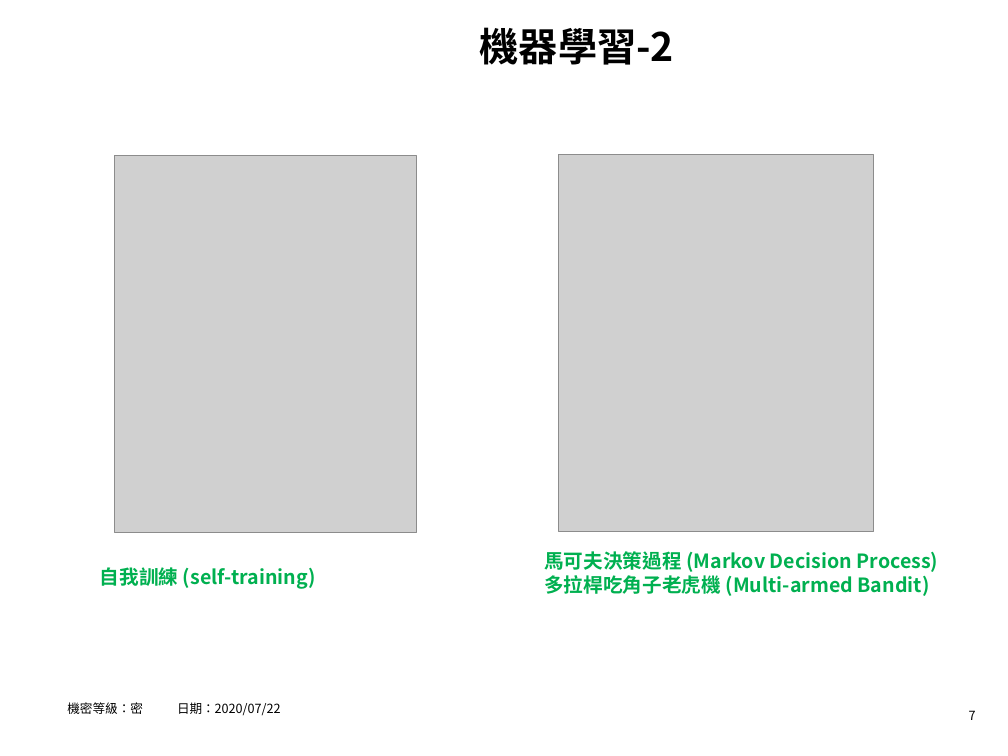
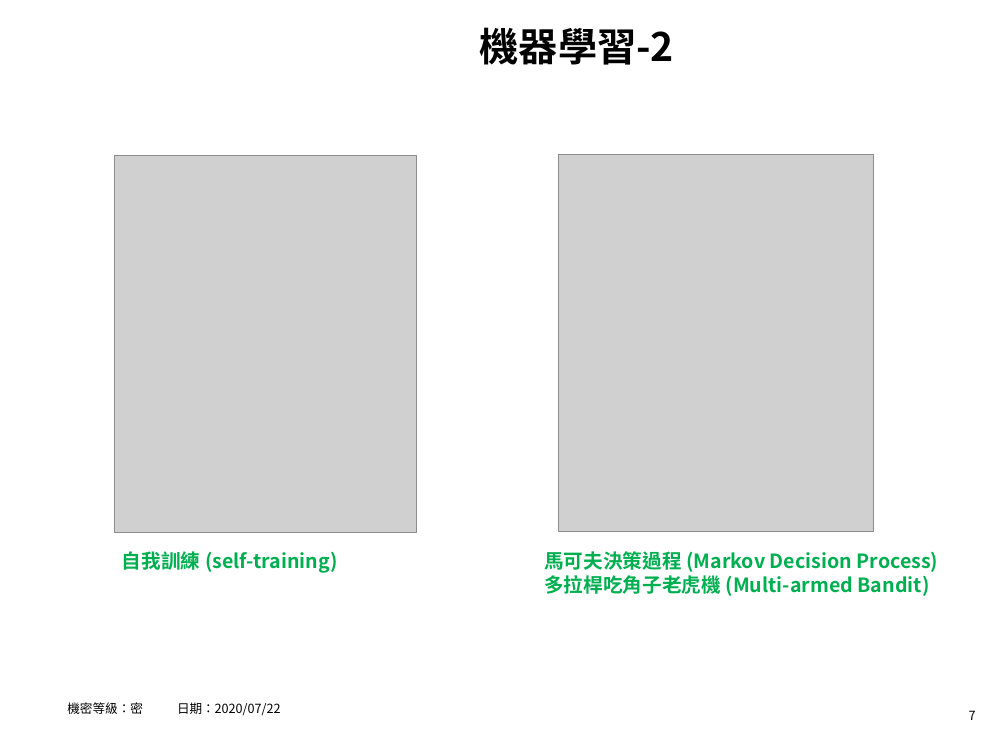
Before and after one commit to hrne/FINAL_REPORT, a slide deck: slide 7 of AI_Report/AI應用-不動產價格預測.pptx. Drawn at 1008x756 pixels with LibreOffice and Linux fonts; fonts in the diff are those of the drawing; grey boxes stand for pictures; background and template pictures are left out. Boxes give left, top, right and bottom in pixels: in the first picture for what was removed or moved away, otherwise in the second. Text is boxed around its words. In the diff, an @@ line names an element or a change of style, - is before the commit and + after.

```diff
--- a/AI_Report/AI應用-不動產價格預測.pptx
+++ b/AI_Report/AI應用-不動產價格預測.pptx
@@ text "自我訓練 (self-training)": place and size @@
-text "自我訓練 (self-training)" at [100, 567, 315, 589]
+text "自我訓練 (self-training)" at [122, 551, 337, 573]
```
Also in this commit, not shown: 8 other slides changed.
